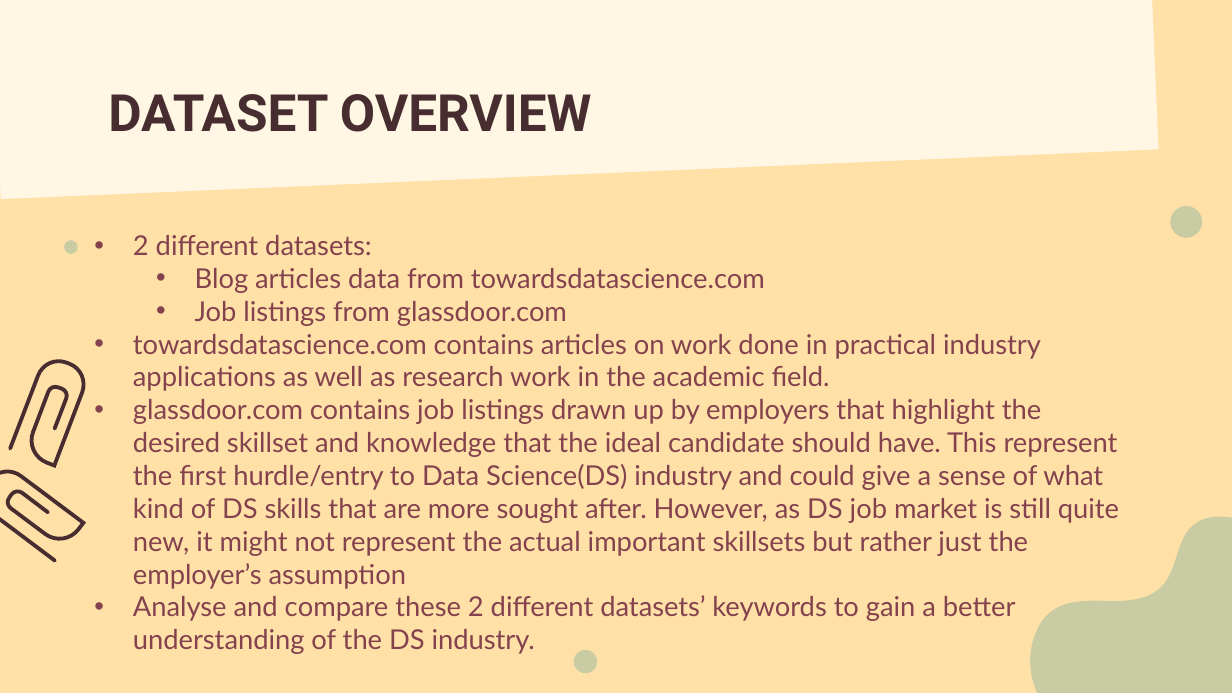
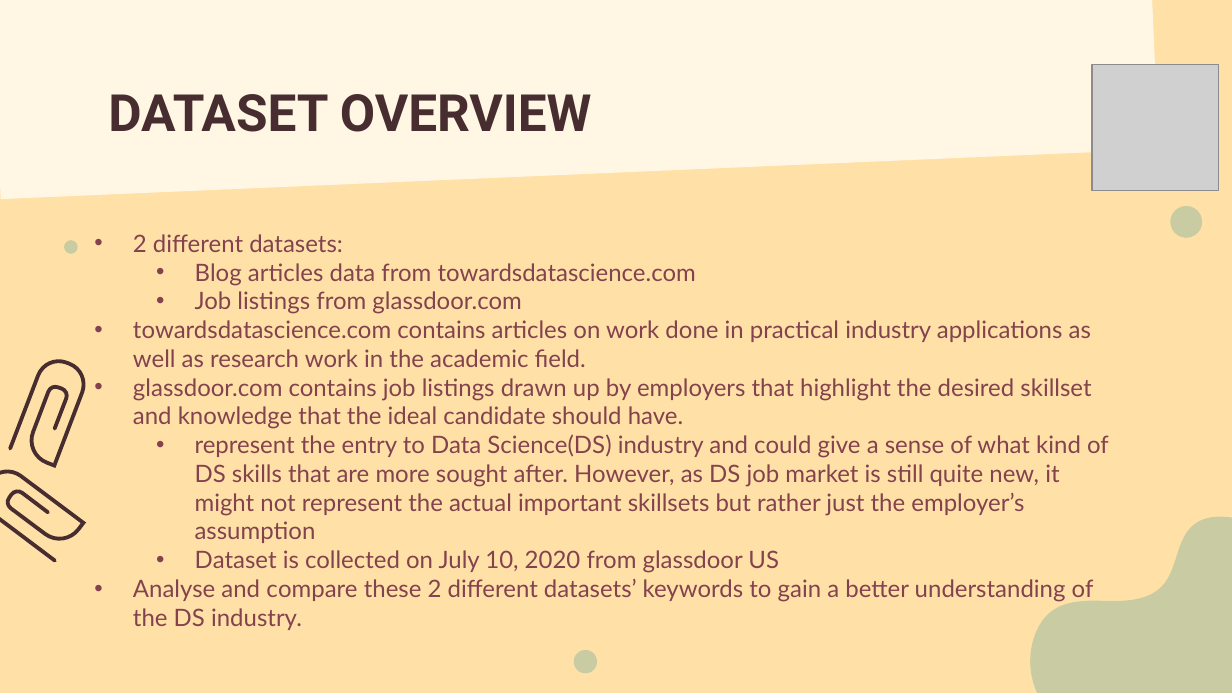
Before and after one commit to LiyanaRoslie/ds-keywords, a slide deck: slide 7 of Capstone_presentation_v1.1.pptx. Drawn at 1232x693 pixels with LibreOffice and Linux fonts; fonts in the diff are those of the drawing; grey boxes stand for pictures. Boxes give left, top, right and bottom in pixels: in the first picture for what was removed or moved away, otherwise in the second. Text is boxed around its words. In the diff, an @@ line names an element or a change of style, - is before the commit and + after.

Commit message:
finish eda for slides

```diff
--- a/Capstone_presentation_v1.1.pptx
+++ b/Capstone_presentation_v1.1.pptx
@@ picture added at (x1=1092, y1=64, x2=1218, y2=191) @@
@@ subtitle at (x1=133, y1=234, x2=1094, y2=630): size 16 to 14 pt in "2 different datasets:", "Blog articles data from towardsdatascience.com", "Job listings from glassdoor.com", "towardsdatascience.com contains articles on work done in ..." and 1 more places @@
@@ subtitle at (x1=133, y1=378, x2=1109, y2=573): text changed; size 16 to 14 pt @@
-• glassdoor.com contains job listings drawn up by employers that highlight the desired skillset and knowledge that the ideal candidate should have. This represent the first hurdle/entry to Data Science(DS) industry and could give a sense of what kind of DS skills that are more sought after. However, as DS job market is still quite new, it might not represent the actual important skillsets but rather just the employer’s assumption
+• glassdoor.com contains job listings drawn up by employers that highlight the desired skillset and knowledge that the ideal candidate should have.
+  • represent the entry to Data Science(DS) industry and could give a sense of what kind of DS skills that are more sought after. However, as DS job market is still quite new, it might not represent the actual important skillsets but rather just the employer’s assumption
+  • Dataset is collected on July 10, 2020 from glassdoor US
```
Also in this commit, not shown: 14 other slides changed, 3 slides added, 1 slide removed.
